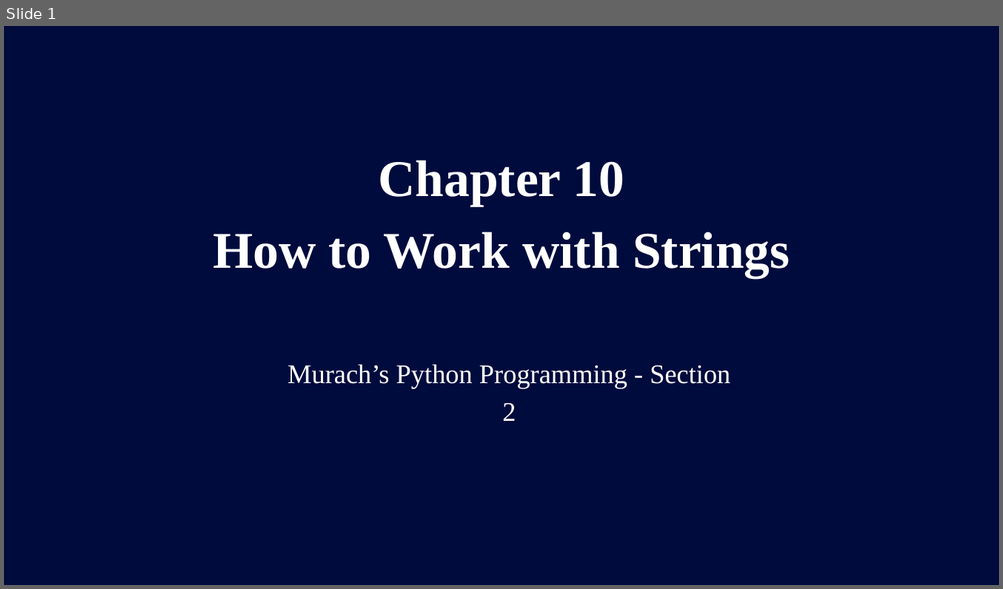
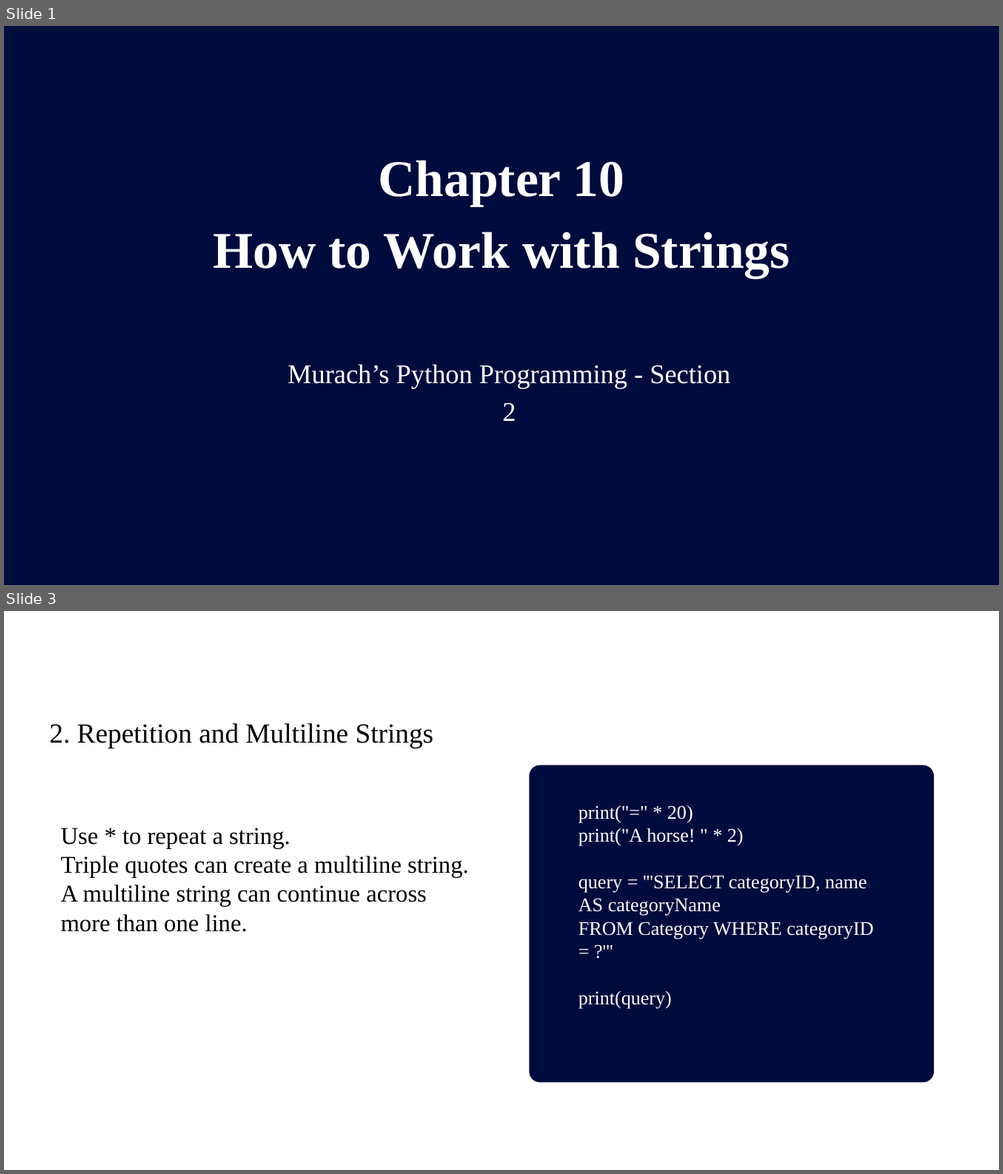
Before and after one commit to Wendy-Chen56/murachs_python_section_2, a slide deck: slides/chapter_10_How_to_Work_with_Strings.pptx. Shown one above the other, each under a label of ours: slide 1 before the commit, slides 1 and 3 after it; the slides between them are not shown. The pictures are 1003x589 and 1003x1174 pixels, drawn with LibreOffice and Linux fonts; fonts in the diff are those of the drawing. Boxes give left, top, right and bottom in pixels: in the first picture for what was removed or moved away, otherwise in the second. Text is boxed around its words. In the diff, an @@ line names an element or a change of style, - is before the commit and + after.

```diff
--- a/slides/chapter_10_How_to_Work_with_Strings.pptx
+++ b/slides/chapter_10_How_to_Work_with_Strings.pptx
@@ slide 3 added at [4,611,999,1170], background #FFFFFF @@
@@ text added at [49,723,434,748], 40 pt, text #000000 @@
+2. Repetition and Multiline Strings
@@ freeform shape added at [529,765,934,1082], fill #000B3D @@
@@ text added at [578,806,873,1009], 28 pt, text #FFFFFF @@
+print("=" * 20)
+print("A horse! " * 2)
+query = '''SELECT categoryID, name AS categoryName
+FROM Category WHERE categoryID = ?'''
+print(query)
@@ text added at [61,828,469,932], 35 pt, text #000000 @@
+Use * to repeat a string.
+Triple quotes can create a multiline string.
+A multiline string can continue across more than one line.
```
Also in this commit, not shown: 7 slides changed, 1 other slide added, 1 other file.
